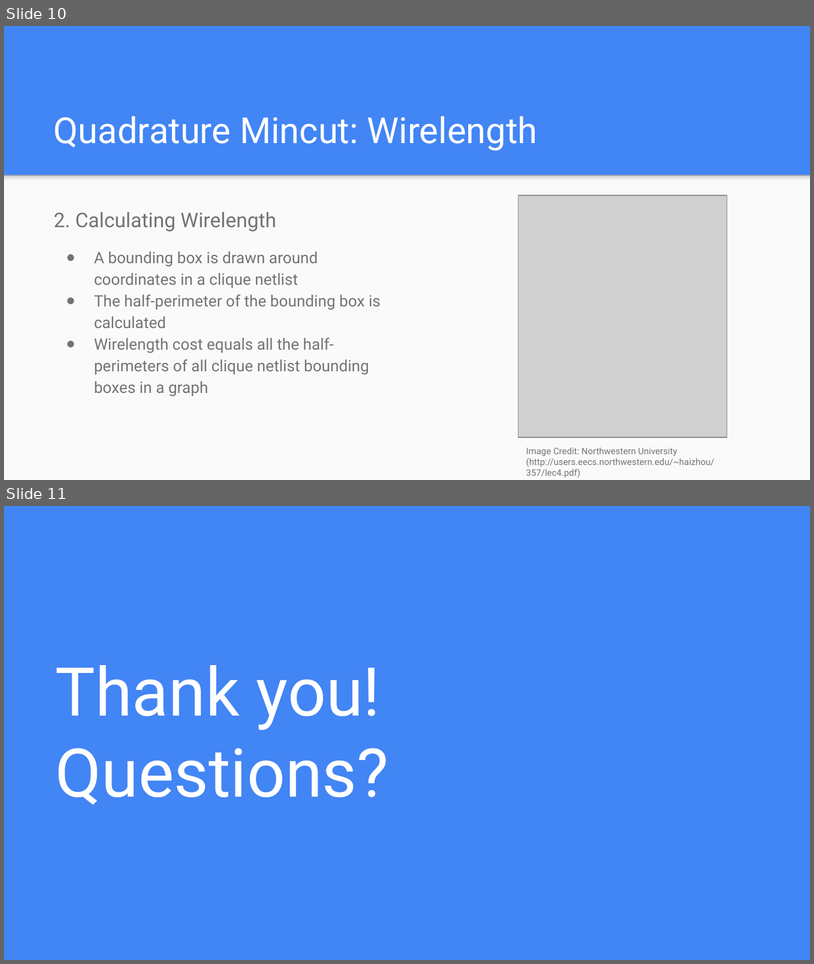
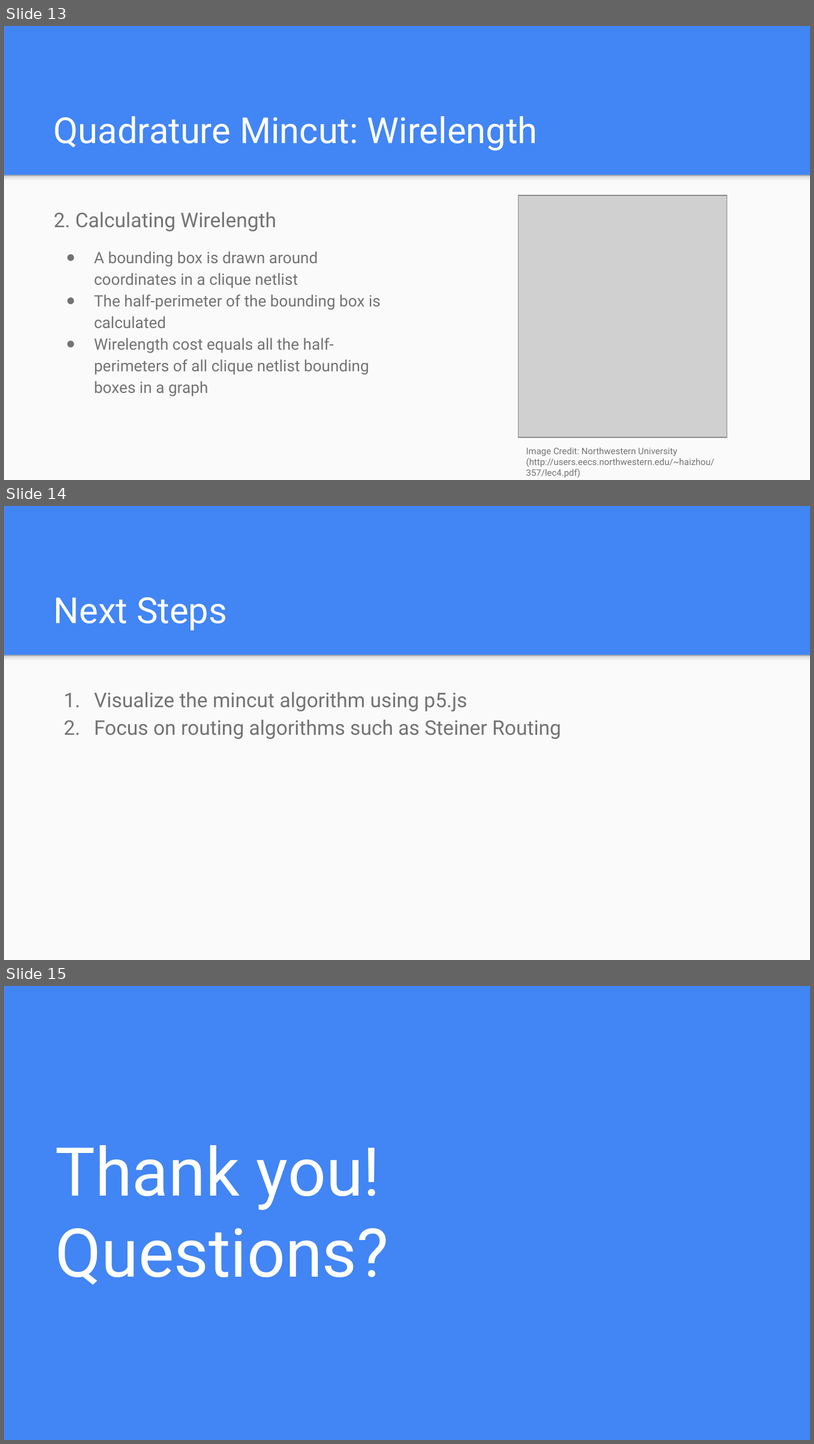
Before and after one commit to shanmathig/stemgtri2022, a slide deck: Cipher.pptx. Shown one above the other, each under a label of ours: slides 10 and 11 before the commit, slides 13, 14 and 15 after it. The pictures are 814x964 and 814x1444 pixels, drawn with LibreOffice and Linux fonts; fonts in the diff are those of the drawing; grey boxes stand for pictures. Boxes give left, top, right and bottom in pixels: in the first picture for what was removed or moved away, otherwise in the second. Text is boxed around its words. In the diff, an @@ line names an element or a change of style, - is before the commit and + after.

```diff
--- a/Cipher.pptx
+++ b/Cipher.pptx
@@ slide 14 added at (4, 506, 810, 960), background #4285F4; not listed: 2 template elements that a slide beside it also shows @@
@@ title added at (54, 597, 227, 630), 32 pt, text #FFFFFF @@
+Next Steps
@@ text added at (94, 692, 561, 739), 18 pt, text #737373 @@
+1. Visualize the mincut algorithm using p5.js
+2. Focus on routing algorithms such as Steiner Routing
@@ what was slide 10 is now slide 13 @@
@@ what was slide 11 is now slide 15 @@
```
Also in this commit, not shown: 3 slides changed, 3 other slides added.
